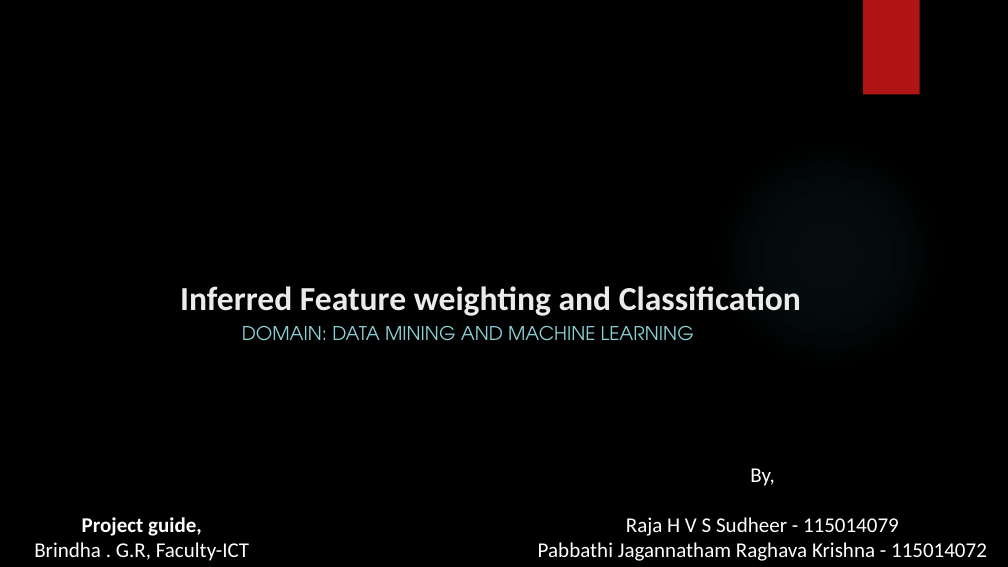
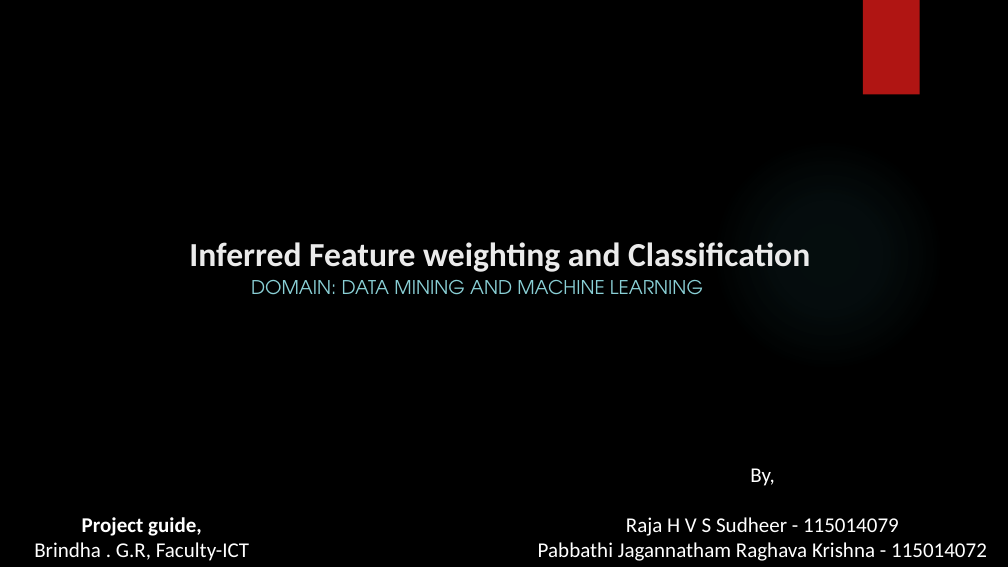
Before and after one commit to appndsoftcorner/new-folder, a slide deck: slide 1 of review 1 ppt.pptx. Drawn at 1008x567 pixels with LibreOffice and Linux fonts; fonts in the diff are those of the drawing; background and template pictures are left out. Boxes give left, top, right and bottom in pixels: in the first picture for what was removed or moved away, otherwise in the second. Text is boxed around its words. In the diff, an @@ line names an element or a change of style, - is before the commit and + after.

```diff
--- a/review 1 ppt.pptx
+++ b/review 1 ppt.pptx
@@ title "Inferred Feature weighting and Classification": place and size @@
-title "Inferred Feature weighting and Classification" at <box>180,286,801,316</box>
+title "Inferred Feature weighting and Classification" at <box>189,242,810,272</box>
@@ subtitle "DOMAIN: DATA MINING AND MACHINE ...": place and size @@
-subtitle "DOMAIN: DATA MINING AND MACHINE ..." at <box>242,326,694,341</box>
+subtitle "DOMAIN: DATA MINING AND MACHINE ..." at <box>251,280,703,295</box>
```
Also in this commit, not shown: 3 other slides changed, 1 slide added.
